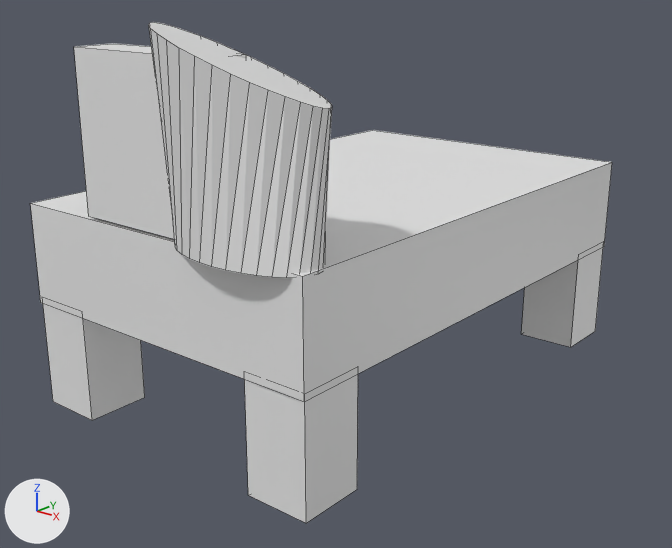
The Blender file Assets/BED.blend, before and after one commit.
Camera for both pictures: a 50 mm camera at (8.15, -9.27, 4.84) aimed at (0.58, -0.08, 0.89). Every picture has the same lights, and +X, +Y and +Z are marked at lower left. Mesh edges are drawn as thin lines.
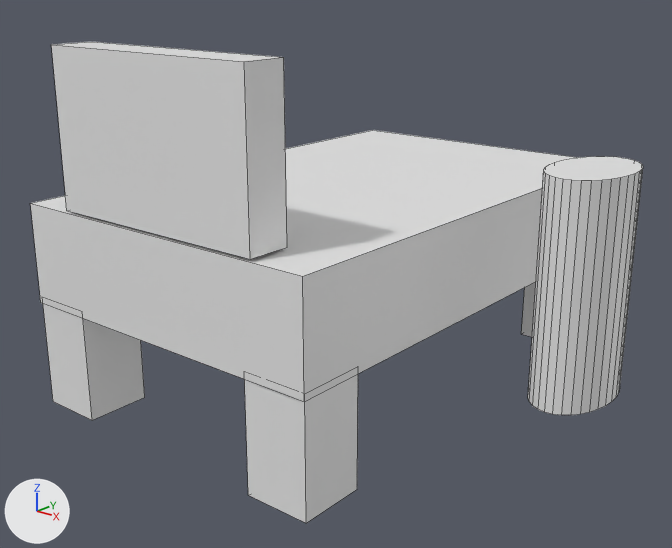
Boxes (x1, y1, x2, y2) around the edits, measured in the pictures (672 x 548 px):
'Cylinder', reshaped, moved, rescaled (37% narrower)
    before: (149, 22, 332, 278)
    after: (528, 156, 643, 415)
'Cube.005', moved, rescaled (37% wider, 11% taller)
    before: (74, 43, 246, 239)
    after: (51, 42, 287, 259)
'Cube.003', unchanged, covered by the edit
    before: (521, 247, 603, 347)
    after: (521, 282, 536, 337)

What the commit changed:
me_cylinder is used by ob_cylinder; location (1.34, -2.49, 2.88); scale (1.0, 0.518, 1.0).
me_cylinder had 64 vertices, 34 faces and spanned x -1.0..1.0, y -1.3..1.3, z -1.0..1.41.
me_cylinder now has 64 vertices, 34 faces and spans x -1.0..1.0, y -1.0..1.0, z -1.0..1.0.
me_cylinder part 1: 32 of 64 vertices moved; they spanned x -0.8..0.8, y -1.3..1.3, z 0.59..1.41 and now span x -1.0..1.0, y -1.0..1.0, z 1.0; mean shift (0.0, 0.0, 0.0); largest move (-0.75, -1.01, 1.41) -> (-1.0, 0.0, 1.0).
Object 'Cube.005' (ob_cube_005) moves from (0.0, -2.46, 2.95) to (0.05, -2.46, 2.95).
Object 'Cube.005' (ob_cube_005) is rescaled from (1.1, 0.28, 1.0) to (1.58, 0.28, 1.0).
Object 'Cylinder' (ob_cylinder) moves from (1.34, -2.49, 2.88) to (4.06, 0.0, 1.49).
Object 'Cylinder' (ob_cylinder) is rescaled from (1.0, 0.518, 1.0) to (0.454, 0.713, 1.3).
